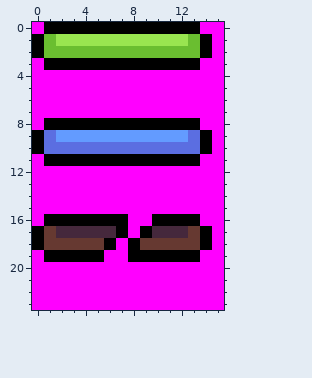
One commit to this pixel-art file: graphics/gfx_platforms.aseprite. Above is the file before it was changed.
16x24 pixels, 1 frame.
And afterwards:
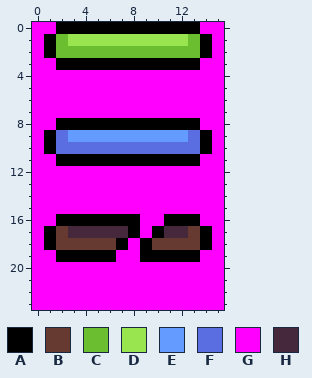
Palette (. is transparent): A #000000  B #663931  C #6abe30  D #99e550  E #639bff  F #5b6ee1  G #ff00ff  H #45283c
Changes in this commit:
Layer "Layer":
y 0: x 1 A -> G
y 1: x 0..2 ACD -> GAC
y 2: x 0..1 AC -> GA
y 3: x 1 A -> G
y 8: x 1 A -> G
y 9: x 0..2 AFE -> GAF
y 10: x 0..1 AF -> GA
y 11: x 1 A -> G
y 16: x 1 A -> G; x 8 G -> A; x 10 A -> G
y 17: x 0..2 ABH -> GAB; x 7..10 AGAH -> HAGA
y 18: x 0..1 AB -> GA; x 6..9 AGAB -> BAGA
y 19: x 1 A -> G; x 6 G -> A; x 8 A -> G
Where, in picture pixels (left, top, right, bottom), the same in both pictures:
changed: (32, 22, 68, 166)
changed: (32, 214, 68, 262)
changed: (104, 214, 164, 262)
